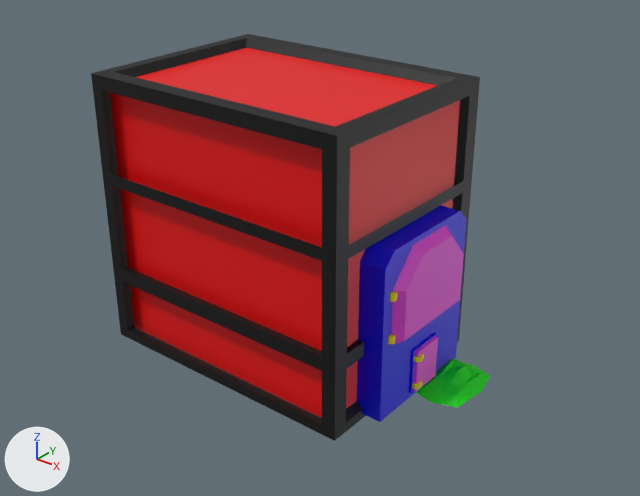
The FBX model Assets/Meshes/Miscellaneous/Crematorium_Oven.fbx as it was, and as the next commit left it.
Camera for both pictures: a 50 mm lens placed at (3.21, -3.57, 2.85), pointed at (0.33, 0.03, 0.62). Every picture has the same lights, and +X, +Y and +Z are marked at lower left. Where no turn or scale is listed for an object, it has been applied to the vertices.

The first picture shows 'mesh_Oven', 'mesh_Oven_Door_01', 'mesh_Oven_Door_02'.
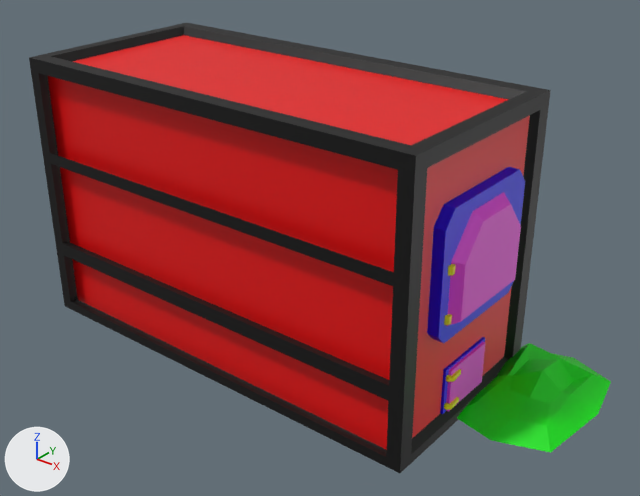
The change, as JSON lines over the scene's bpy script:
```json
{"block": "me_cube_020", "where": "me_cube_020.from_pydata(...)  # 38 vertices, 32 faces; spans x 1.059..1.128, y -0.342..0.318, z 0.419..0.925"}
{"block": "me_cube_020", "where": "# used by ob_mesh_oven_door_01; location = (0.0, 0.0, 0.0)"}
{"block": "me_cube_020", "change": "me_cube_020 part 6: the whole mesh is scaled about its middle by (1, 1, 1.08), then moved by (-1.077, 0.321, -0.733)"}
{"block": "me_cube_011", "where": "# used by ob_mesh_oven; location = (0.0, 0.0, 0.0)"}
{"op": "remove", "block": "me_cube_011", "code": "me_cube_011.from_pydata(...)  # 322 vertices, 333 faces; spans x -0.74..1.36, y -0.63..0.63, z -0.06..1.6"}
{"op": "add", "block": "me_cube_011", "code": "me_cube_011.from_pydata(...)  # 280 vertices, 294 faces; spans x -1.3..1.94, y -0.63..0.85, z -0.06..1.6"}
{"block": "me_cube_011", "change": "me_cube_011 part 1: the loose piece of 26 vertices spanning x 1.06..1.36, y -0.09..0.38, z -0.01..0.06 is scaled about its middle by 2.12, then moved by (0.41, 0.21, 0.01)"}
{"block": "me_cube_011", "change": "me_cube_011 part 2: the loose piece of 16 vertices spanning x -0.53..1.09, y -0.12..0.12, z 0.02..0.29 is scaled about its middle by (1.6, 1.76, 1), then moved by (-0.23, 0.0, 0.03)"}
{"block": "me_cube_011", "change": "me_cube_011 part 3: the loose piece of 238 vertices spanning x -0.74..0.95, y -0.63..0.63, z -0.06..1.6 is rebuilt with 186 vertices and now spans x -1.3..1.36, y -0.63..0.63, z -0.06..1.6"}
{"block": "me_cube_011", "change": "me_cube_011 part 4: the loose piece of 30 vertices spanning x -0.54..1.07, y -0.39..0.39, z -0.02..0.95 is rebuilt with 20 vertices and now spans x -1.27..1.32, y -0.54..0.54, z -0.03..1.55, in mat_red (red #e70003)"}
{"block": "me_cube_011", "change": "me_cube_011 part 5: a new loose piece of 32 vertices spanning x -1.2..1.39, y -0.39..0.39, z 0.56..1.27, in mat_blue (blue #0002e7)"}
{"block": "me_cube_021", "where": "me_cube_021.from_pydata(...)  # 36 vertices, 32 faces; spans x 1.085..1.124, y -0.114..0.1, z 0.026..0.279"}
{"block": "me_cube_021", "where": "# used by ob_mesh_oven_door_02; location = (0.0, 0.0, 0.0)"}
{"block": "me_cube_021", "change": "me_cube_021 part 7: the whole mesh is scaled about its middle by (1, 1.75, 1), then moved by (-1.1, 0.179, -0.146)"}
{"op": "set", "path": "ob_mesh_oven_door_01.location", "old": "(0.0, 0.0, 0.0)", "new": "(1.391, -0.321, 0.982)"}
{"op": "set", "path": "ob_mesh_oven_door_02.location", "old": "(0.0, 0.0, 0.0)", "new": "(1.35, -0.184, 0.173)"}
```

Location of each change, (x1, y1, x2, y2) in pixels of the pictures (640 x 496 px; the box of a moved part takes in the faces that stretch with it):
```json
{"object": "mesh_Oven", "change": "reshaped", "before": [91, 34, 491, 441], "after": [29, 23, 611, 473], "on screen": "45% wider, 11% taller"}
{"object": "mesh_Oven_Door_01", "change": "mesh rescaled, moved", "before": [388, 225, 463, 345], "after": [444, 192, 521, 326], "on screen": "12% taller"}
{"object": "mesh_Oven_Door_02", "change": "mesh rescaled, moved", "before": [412, 336, 438, 392], "after": [444, 342, 485, 412], "on screen": "56% wider, 25% taller"}
{"part": 1, "of": "me_cube_011", "change": "moved or reshaped", "before": [416, 358, 491, 408], "after": [457, 343, 611, 453]}
{"part": 2, "of": "me_cube_011", "change": "moved or reshaped", "before": [409, 333, 437, 393], "after": [440, 337, 485, 414]}
{"part": 3, "of": "me_cube_011", "change": "rebuilt", "before": [91, 34, 480, 441], "after": [29, 23, 551, 473], "on screen": "34% wider, 11% taller"}
{"part": 4, "of": "me_cube_011", "change": "rebuilt", "before": [357, 205, 467, 422], "after": [47, 35, 530, 450]}
{"part": 5, "of": "me_cube_011", "change": "added", "after": [427, 167, 525, 343], "on screen": "blue"}
```
